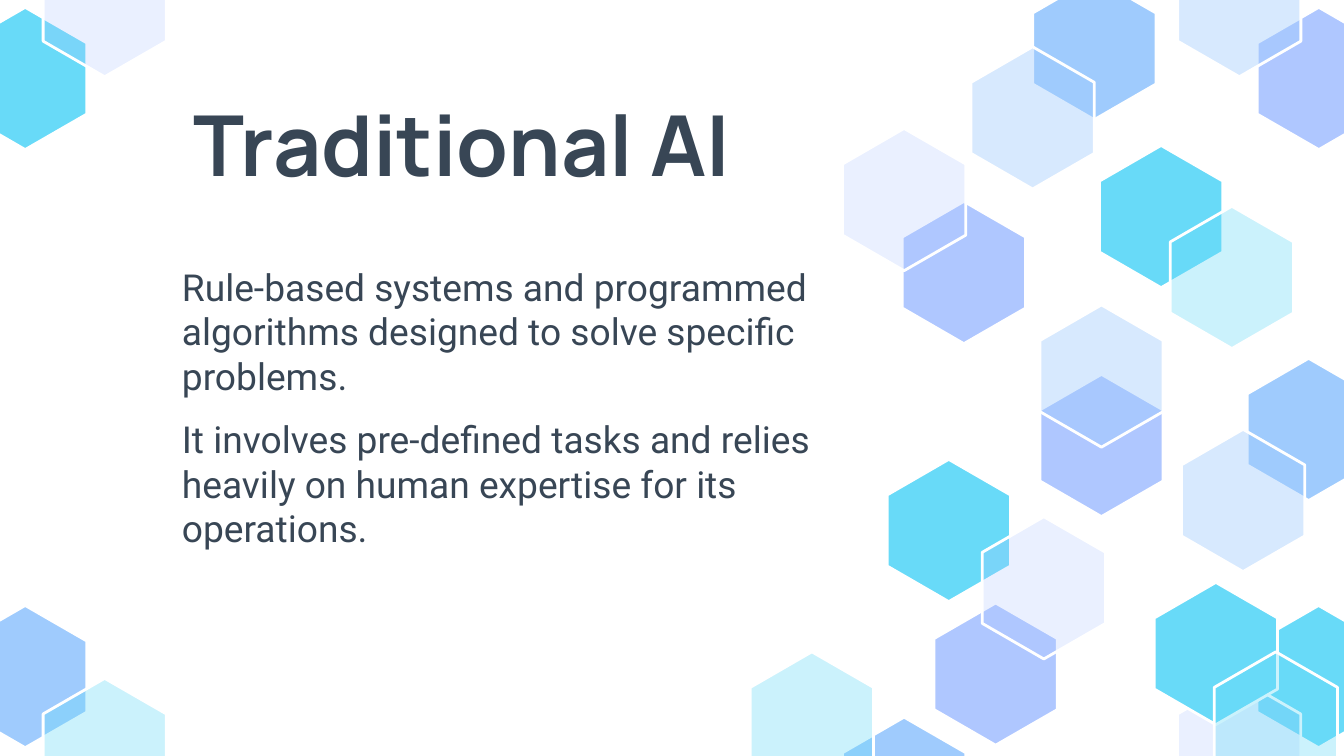
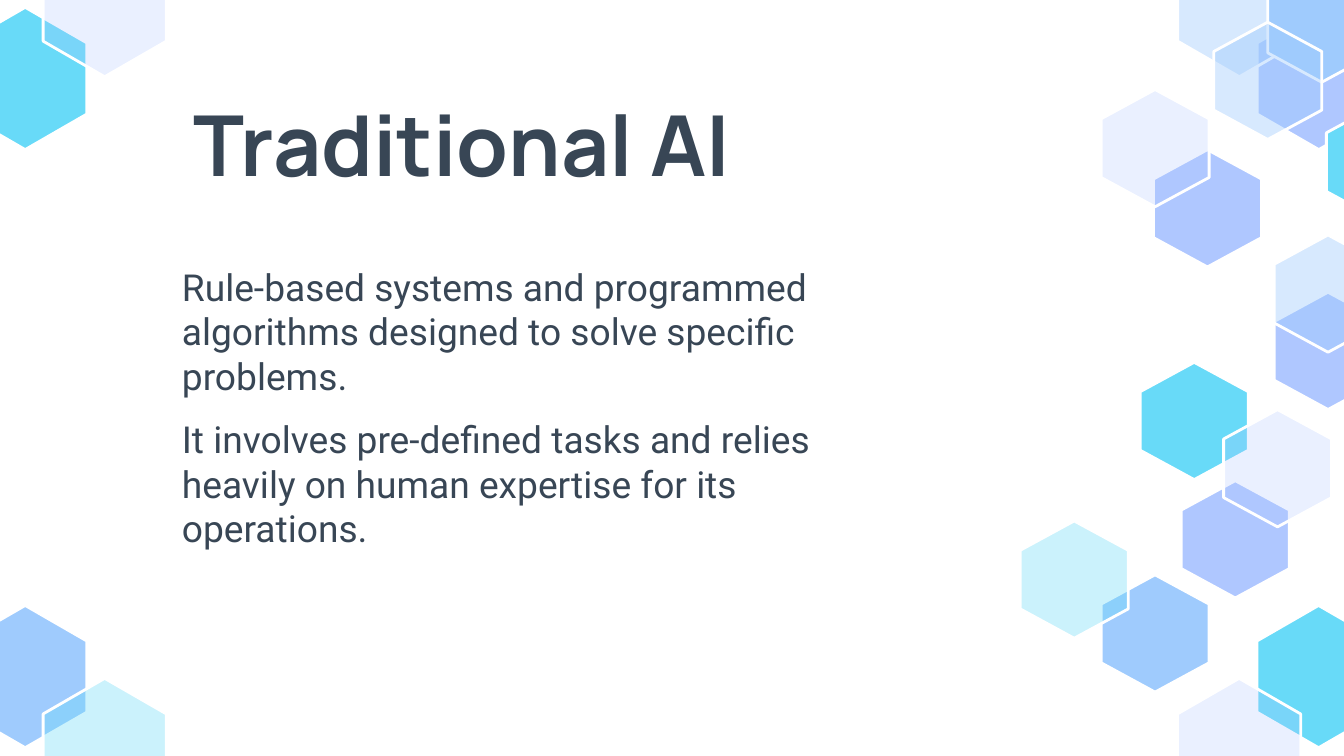
Before and after one commit to EttyGin/drive-for-me, a slide deck: slide 6 of מצגת/traditional VS genAI 1.0.3.pptx (slide 4 before the commit). Drawn at 1344x756 pixels with LibreOffice and Linux fonts; fonts in the diff are those of the drawing. Boxes give left, top, right and bottom in pixels: in the first picture for what was removed or moved away, otherwise in the second. Text is boxed around its words. In the diff, an @@ line names an element or a change of style, - is before the commit and + after.

```diff
--- a/מצגת/traditional VS genAI 1.0.3.pptx
+++ b/מצגת/traditional VS genAI 1.0.3.pptx
@@ freeform shape: place and size @@
-freeform shape at box(972, 47, 1095, 190)
+freeform shape at box(1214, 23, 1321, 140)
@@ freeform shape: place and size @@
-freeform shape at box(1032, 0, 1156, 120)
+freeform shape at box(1267, 0, 1344, 82)
@@ freeform shape: place and size @@
-freeform shape at box(843, 129, 966, 271)
+freeform shape at box(1101, 90, 1208, 207)
@@ freeform shape: place and size @@
-freeform shape at box(1099, 145, 1223, 288)
+freeform shape at box(1327, 103, 1344, 220)
@@ freeform shape: place and size @@
-freeform shape at box(902, 202, 1025, 344)
+freeform shape at box(1153, 149, 1261, 266)
@@ freeform shape: place and size @@
-freeform shape at box(1040, 305, 1164, 448)
+freeform shape at box(1274, 235, 1344, 352)
@@ freeform shape: place and size @@
-freeform shape at box(1040, 375, 1164, 517)
+freeform shape at box(1274, 292, 1344, 409)
@@ freeform shape: place and size @@
-freeform shape at box(887, 460, 1011, 602)
+freeform shape at box(1140, 363, 1247, 480)
@@ freeform shape: place and size @@
-freeform shape at box(982, 516, 1106, 659)
+freeform shape at box(1223, 410, 1331, 527)
@@ freeform shape: place and size @@
-freeform shape at box(934, 603, 1058, 746)
+freeform shape at box(1181, 481, 1289, 598)
@@ freeform shape: place and size @@
-freeform shape at box(750, 652, 874, 756)
+freeform shape at box(1020, 521, 1128, 638)
@@ freeform shape: place and size @@
-freeform shape at box(843, 718, 966, 756)
+freeform shape at box(1101, 575, 1208, 692)
@@ group removed at box(1154, 207, 1344, 756): 5 freeform shapes @@
```
Also in this commit, not shown: 4 other slides changed, 10 slides added, 10 slides removed, 6 other files.
